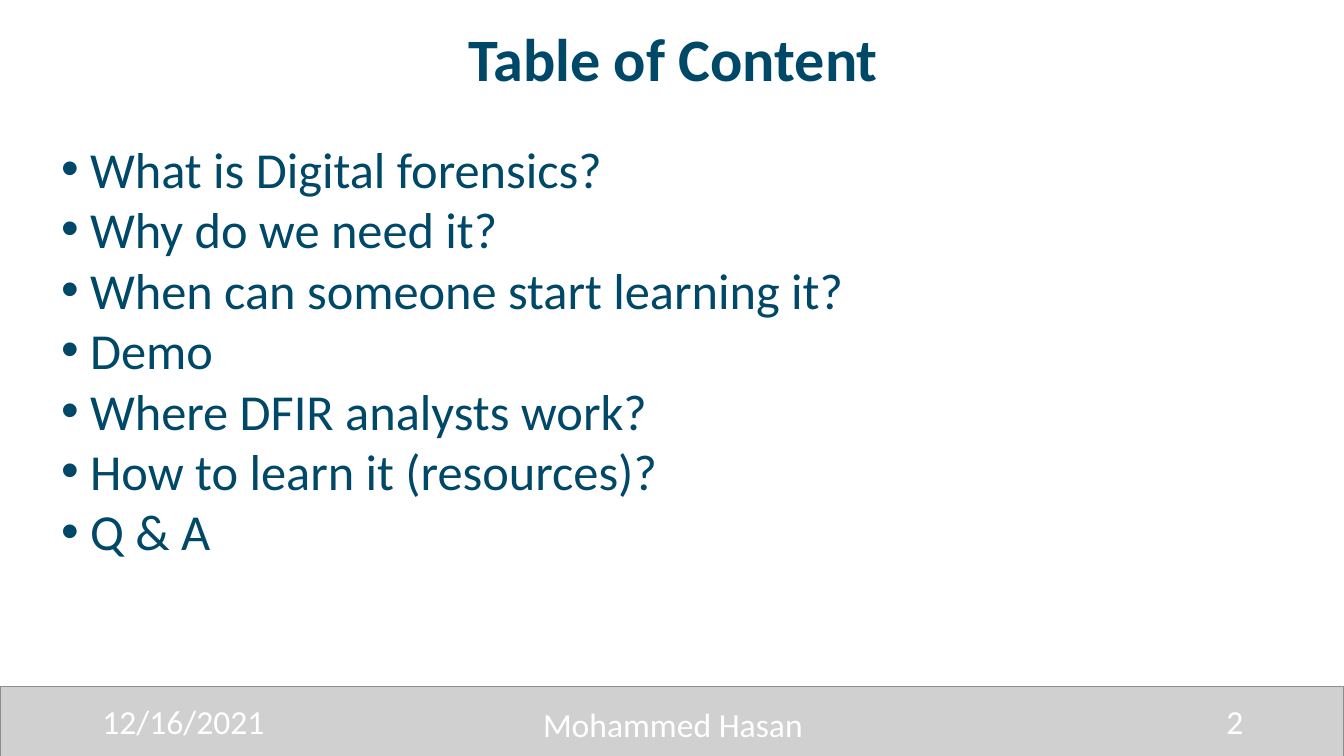
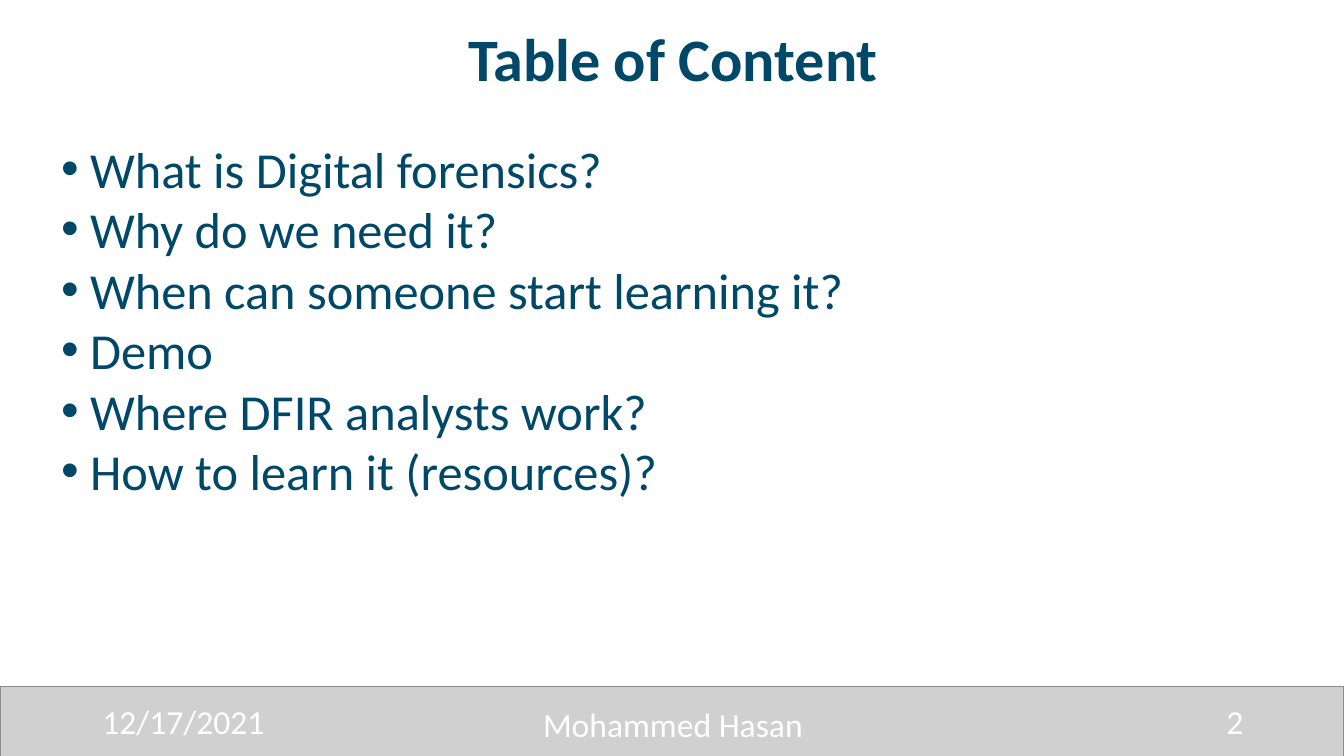
Before and after one commit to 0xHasanM/MISC, a slide deck: slide 2 of Talks/INSEC/INSEC.pptx. Drawn at 1344x756 pixels with LibreOffice and Linux fonts; fonts in the diff are those of the drawing; grey boxes stand for pictures. Boxes give left, top, right and bottom in pixels: in the first picture for what was removed or moved away, otherwise in the second. Text is boxed around its words. In the diff, an @@ line names an element or a change of style, - is before the commit and + after.

```diff
--- a/Talks/INSEC/INSEC.pptx
+++ b/Talks/INSEC/INSEC.pptx
@@ text at (x1=90, y1=517, x2=210, y2=557): paragraph removed @@
-• Q & A
@@ text at (x1=102, y1=711, x2=264, y2=735): text changed @@
-12/16/2021
+12/17/2021
```
Also in this commit, not shown: 9 other slides changed.
